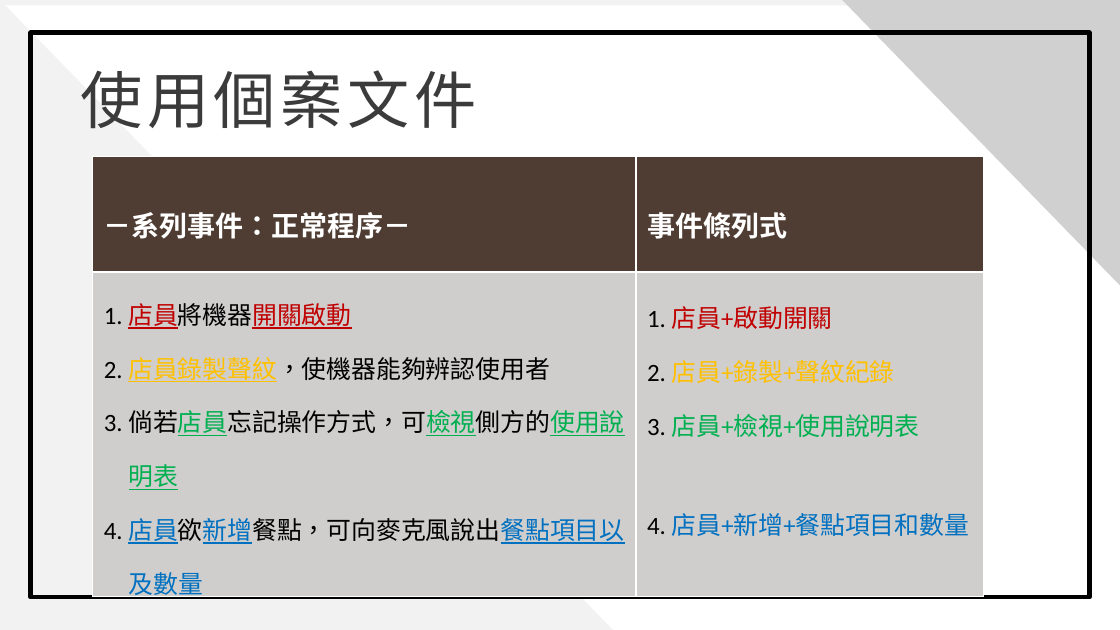
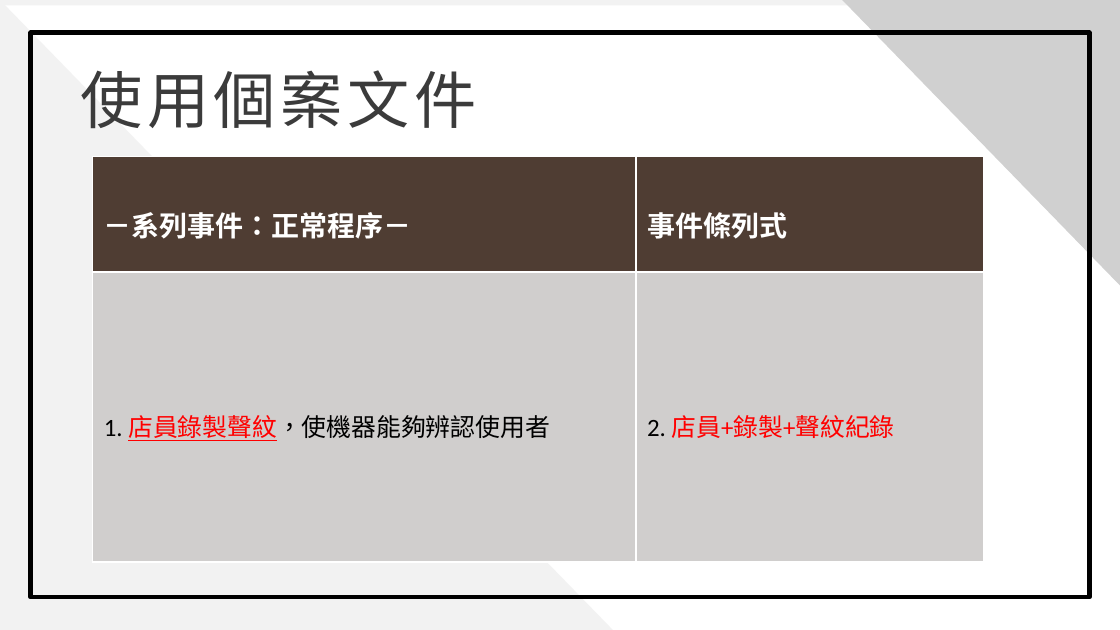
Before and after one commit to 0451030/108_SE_Team8, a slide deck: slide 10 of 軟體工程_期中報告.pptx. Drawn at 1120x630 pixels with LibreOffice and Linux fonts; fonts in the diff are those of the drawing; grey boxes stand for pictures; background and template pictures are left out. Boxes give left, top, right and bottom in pixels: in the first picture for what was removed or moved away, otherwise in the second. Text is boxed around its words. In the diff, an @@ line names an element or a change of style, - is before the commit and + after.

```diff
--- a/軟體工程_期中報告.pptx
+++ b/軟體工程_期中報告.pptx
@@ table at <box>93,157,983,562</box> @@
-row 2, column 1: 1. 店員將機器開關啟動 / 2. 店員錄製聲紋，使機器能夠辨認使用者 / 3. 倘若店員忘記操作方式，可檢視側方的使用說明表 / 4. 店員欲新增餐點，可向麥克風說出餐點項目以及數量
+row 2, column 1: 1. 店員錄製聲紋，使機器能夠辨認使用者
-row 2, column 2: 1. 店員+啟動開關 / 2. 店員+錄製+聲紋紀錄 / 3. 店員+檢視+使用說明表 / 4. 店員+新增+餐點項目和數量
+row 2, column 2: 2. 店員+錄製+聲紋紀錄
```
Also in this commit, not shown: 9 other slides changed, 3 slides added.
